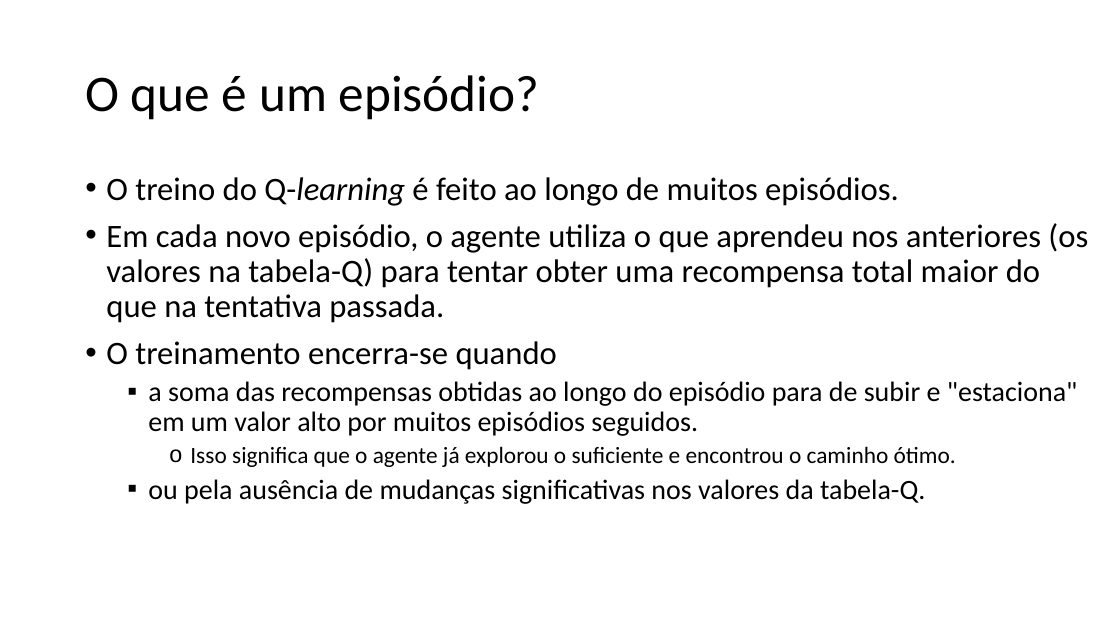
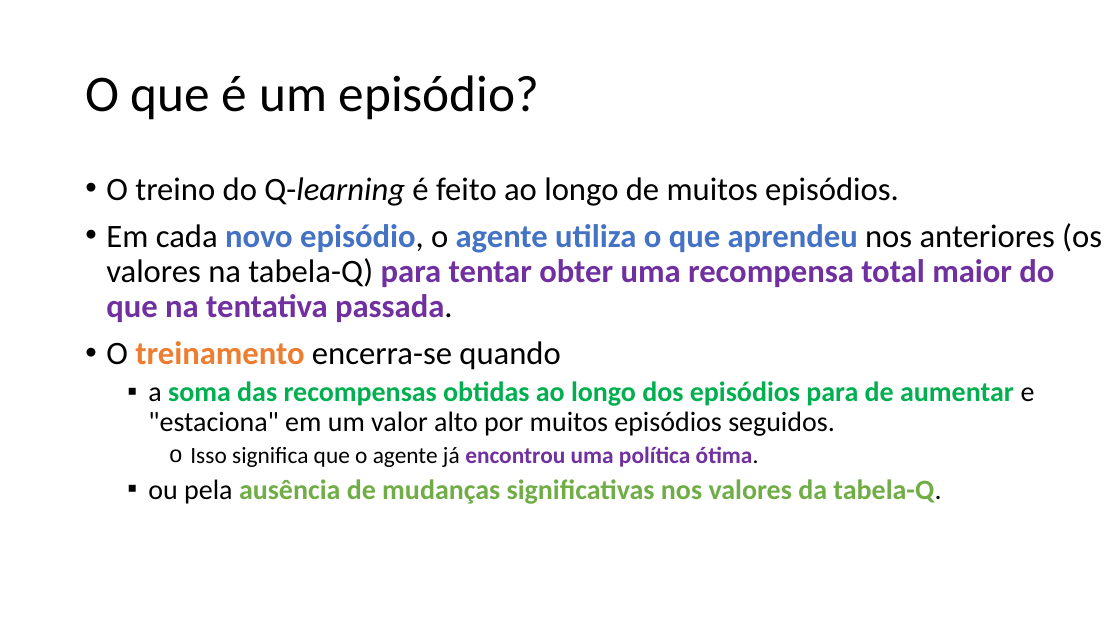
Before and after one commit to zz4fap/c24_inteligencia_artificial, a slide deck: slide 20 of slides/C24_Q_learning.pptx (slide 18 before the commit). Drawn at 1120x630 pixels with LibreOffice and Linux fonts; fonts in the diff are those of the drawing. Boxes give left, top, right and bottom in pixels: in the first picture for what was removed or moved away, otherwise in the second. Text is boxed around its words. In the diff, an @@ line names an element or a change of style, - is before the commit and + after.

```diff
--- a/slides/C24_Q_learning.pptx
+++ b/slides/C24_Q_learning.pptx
@@ text at (x1=106, y1=223, x2=1102, y2=504): text colour #000000 to #4472C4 in "novo episódio, agente utiliza o que aprendeu"; text colour #000000 to #7030A0 in "para tentar obter uma recompensa total maior ..."; bold on in "novo episódio, agente utiliza o que aprendeu ...", "treinamento", "ausência de mudanças significativas nos valores da ..."; text colour #000000 to #ED7D31 in "treinamento"; text colour #000000 to #70AD47 in "ausência de mudanças significativas nos valores da ..." @@
@@ text at (x1=148, y1=381, x2=1035, y2=467): text changed; bold on @@
-  ▪ a soma das recompensas obtidas ao longo do episódio para de subir e "estaciona" em um valor alto por muitos episódios seguidos.
-    o Isso significa que o agente já explorou o suficiente e encontrou o caminho ótimo.
+  ▪ a soma das recompensas obtidas ao longo dos episódios para de aumentar e "estaciona" em um valor alto por muitos episódios seguidos.
+    o Isso significa que o agente já encontrou uma política ótima.
```
Also in this commit, not shown: 19 other slides changed, 7 slides added, 2 slides removed, 2 other files.
